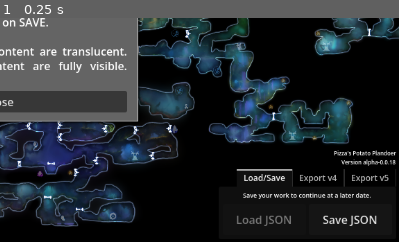
Above: before the commit, frame 1.
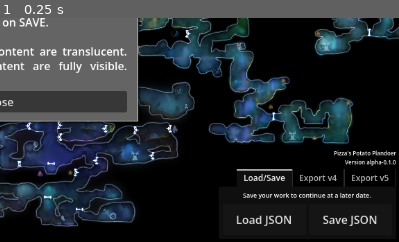
Above: after the commit, the same moment.

Repository: pizzaspren/potato-plandoer
Game: Godot game, scene res://scenes/Main.tscn
Two runs of this game, one before a commit and one after it. Both use one fixed random seed, a clock stepped at 60 frames per second and the inputs below.
Inputs:
- Up to frame 1 (0.25 s): no input
The pictures show only the part of the screen within x 50-100%, y 50-100%; the shares and areas given below are measured in that part.

The runs differ from the first frame. In frame 1, 0.5% of the frame differs, in the area x 59-100%, y 62-93%.

Commit message:
Load pickups from json : alpha-0.1.0

Diff:
--- a/scenes/Main.tscn
+++ b/scenes/Main.tscn
@@ -65,7 +65,7 @@
 [node name="IoControls" parent="." unique_id=1654702188 instance=ExtResource("6_c01mt")]
 layout_mode = 1
 
-[node name="Panel" type="Panel" parent="." unique_id=117476370]
+[node name="WelcomePanel" type="Panel" parent="." unique_id=117476370]
 z_index = 100
 custom_minimum_size = Vector2(400, 300)
 layout_mode = 1
@@ -82,7 +82,7 @@
 grow_vertical = 2
 theme_override_styles/panel = SubResource("StyleBoxFlat_c01mt")
 
-[node name="MarginContainer" type="MarginContainer" parent="Panel" unique_id=2118121185]
+[node name="MarginContainer" type="MarginContainer" parent="WelcomePanel" unique_id=2118121185]
 z_index = 100
 layout_mode = 0
 offset_right = 400.0
@@ -92,11 +92,11 @@
 theme_override_constants/margin_right = 16
 theme_override_constants/margin_bottom = 8
 
-[node name="VBoxContainer" type="VBoxContainer" parent="Panel/MarginContainer" unique_id=691085147]
+[node name="VBoxContainer" type="VBoxContainer" parent="WelcomePanel/MarginContainer" unique_id=691085147]
 layout_mode = 2
 theme_override_constants/separation = 25
 
-[node name="Title" type="RichTextLabel" parent="Panel/MarginContainer/VBoxContainer" unique_id=1870084466]
+[node name="Title" type="RichTextLabel" parent="WelcomePanel/MarginContainer/VBoxContainer" unique_id=1870084466]
 layout_mode = 2
 theme_override_constants/line_separation = -2
 theme_override_font_sizes/normal_font_size = 20
@@ -106,7 +106,7 @@
 autowrap_mode = 2
 horizontal_alignment = 1
 
-[node name="Description" type="RichTextLabel" parent="Panel/MarginContainer/VBoxContainer" unique_id=379879130]
+[node name="Description" type="RichTextLabel" parent="WelcomePanel/MarginContainer/VBoxContainer" unique_id=379879130]
 layout_mode = 2
 theme_override_constants/line_separation = -2
 theme_override_font_sizes/normal_font_size = 16
@@ -121,8 +121,8 @@
 autowrap_mode = 2
 horizontal_alignment = 3
 
-[node name="Button" type="Button" parent="Panel/MarginContainer/VBoxContainer" unique_id=1245847294]
+[node name="Button" type="Button" parent="WelcomePanel/MarginContainer/VBoxContainer" unique_id=1245847294]
 layout_mode = 2
 text = "Close"
 
-[connection signal="pressed" from="Panel/MarginContainer/VBoxContainer/Button" to="Panel" method="hide"]
+[connection signal="pressed" from="WelcomePanel/MarginContainer/VBoxContainer/Button" to="WelcomePanel" method="hide"]
--- a/scenes/io_controls/IoControls.gd
+++ b/scenes/io_controls/IoControls.gd
@@ -4,12 +4,15 @@
 var _pickup_data_provider:PickupDataProvider
 var _pickup_location_provider:PickupLocationProvider
 var _wall_location_provider:WallLocationProvider
-
+var _file_access_web: FileAccessWeb = FileAccessWeb.new()
 
 func _ready() -> void:
 	_pickup_data_provider = get_tree().get_first_node_in_group("PickupDataProvider") as PickupDataProvider
 	_pickup_location_provider = get_tree().get_first_node_in_group("PickupLocationProvider") as PickupLocationProvider
 	_wall_location_provider = get_tree().get_first_node_in_group("WallLocationProvider") as WallLocationProvider
+	_file_access_web.loaded.connect(_on_file_loaded)
+	# TODO: Errors
+	# _file_access_web.error.connect(...)
 
 
 func _clipboard_v4() -> void:
@@ -323,6 +326,7 @@
 
 func _on_save_json() -> void:
 	var exportable_json = {}
+	# I really don't like doing this here, but it works for now
 	var get_pickups = func gp() -> Dictionary:
 		var exportable = {}
 		var nodes = get_tree().get_nodes_in_group("PickupLocations")
@@ -330,7 +334,7 @@
 			var target_location = node as PickupButton
 			if !is_instance_valid(target_location) or target_location._model.is_empty():
 				continue
-			exportable[target_location.name] = target_location._model.as_json()
+			exportable[target_location.name] = target_location._model.as_dict()
 		return exportable
 	exportable_json["pickups"] = get_pickups.call()
 	exportable_json["toggles"] = _fetch_toggled_walls()
@@ -338,4 +342,21 @@
 
 
 func _on_load_json() -> void:
-	pass
+	_file_access_web.open("*.json")
+
+
+func _on_file_loaded(_file_name: String, _type: String, base64_data: String) -> void:
+	var contents = JSON.parse_string(Marshalls.base64_to_utf8(base64_data))
+	# I really don't like doing this here, but it works for now
+	var pickups = contents["pickups"] as Dictionary
+	var locations_with_assignments = get_tree().get_nodes_in_group("PickupLocations") \
+			.filter(func f(n): return pickups.has(n.name))
+	for node in locations_with_assignments as Array[PickupButton]:
+		node._model.from_dict(pickups.get(node.name))
+		node.update_modulation()
+	var toggles = contents["toggles"] as Array
+	var pressed_togglables = get_tree().get_nodes_in_group("WallLocations") \
+			.filter(func f(n): return toggles.has(n.name))
+	for node in pressed_togglables as Array[WallButton]:
+		node.set_pressed_no_signal(true)
+		node.update_modulation()
--- a/scenes/io_controls/IoControls.tscn
+++ b/scenes/io_controls/IoControls.tscn
@@ -239,7 +239,7 @@
 [node name="Version label" type="Label" parent="VBoxContainer" unique_id=1462801696]
 layout_mode = 2
 text = "Pizza's Potato Plandoer
-Version alpha-0.0.18"
+Version alpha-0.1.0"
 label_settings = SubResource("LabelSettings_s4r64")
 horizontal_alignment = 2
 vertical_alignment = 2
@@ -278,7 +278,6 @@
 custom_minimum_size = Vector2(45, 45)
 layout_mode = 2
 size_flags_horizontal = 3
-disabled = true
 text = "Load JSON"
 
 [node name="Save" type="Button" parent="VBoxContainer/TabContainer/Load_Save/VBoxContainer/HBoxContainer" unique_id=1904147833]
@@ -426,6 +425,7 @@
 drag_and_drop_selection_enabled = false
 virtual_keyboard_enabled = false
 
+[connection signal="pressed" from="VBoxContainer/TabContainer/Load_Save/VBoxContainer/HBoxContainer/Load" to="." method="_on_load_json"]
 [connection signal="pressed" from="VBoxContainer/TabContainer/Load_Save/VBoxContainer/HBoxContainer/Save" to="." method="_on_save_json"]
 [connection signal="pressed" from="VBoxContainer/TabContainer/Export v4/VBoxContainer/HBoxContainer_V4/ClipboardV4" to="." method="_clipboard_v4"]
 [connection signal="pressed" from="VBoxContainer/TabContainer/Export v4/VBoxContainer/HBoxContainer_V4/ExportV4" to="." method="_export_v4"]
--- a/scenes/map/sprites/MapPickupButton.gd
+++ b/scenes/map/sprites/MapPickupButton.gd
@@ -33,14 +33,17 @@
 func _on_pressed() -> void:
 	if not _panel:
 		_panel = get_tree().get_first_node_in_group("PanelGroup")
-	_panel.open_panel_for_location.emit(name, _model, _on_save_from_panel)
+	_panel.open_panel_for_location.emit(name, _model, set_model)
 
 
-func _on_save_from_panel(pickup_name: String, selected_pickups: PanelPickupModel):
+func set_model(pickup_name: String, selected_pickups: PanelPickupModel):
 	if pickup_name != name:
 		return  # Not for this node
 	_model = selected_pickups
+	update_modulation()
 
+
+func update_modulation() -> void:
 	if _model.is_empty():
 		modulate = FADED_MODULATION  # Fade out icon if it's empty
 	else:
--- a/scenes/map/walls/MapWallButton.gd
+++ b/scenes/map/walls/MapWallButton.gd
@@ -30,8 +30,11 @@
 	toggled.connect(_on_toggle)
 
 
-func _on_toggle(toggle_status:bool) -> void:
-	if toggle_status:
+func _on_toggle(_toggle_status:bool) -> void:
+	update_modulation()
+
+func update_modulation() -> void:
+	if button_pressed:
 		modulate = FADED_MODULATION  # Fade out if pressed
 	else:
 		modulate = NORMAL_MODULATION
--- a/scripts/PanelPickupModel.gd
+++ b/scripts/PanelPickupModel.gd
@@ -19,7 +19,7 @@
 func is_empty() -> bool:
 	return data.is_empty() and message.is_empty() and !removed
 
-func as_json() -> Dictionary:
+func as_dict() -> Dictionary:
 	return {
 		"data": data,
 		"message": message,
@@ -27,3 +27,15 @@
 		"mute_pickups": mute_pickups,
 		"removed": removed,
 	}
+
+
+func from_dict(d: Dictionary) -> void:
+	var mapped_data:Dictionary[int,PickupState] = {} as Dictionary[int,PickupState]
+	for k in d.get("data", {}).keys():
+		mapped_data[int(k)] = int(d.get("data")[k]) as PickupState
+	print(mapped_data)
+	data = mapped_data
+	message = d.get("message", "")
+	message_frames = d.get("message_frames", 240)
+	mute_pickups = d.get("mute_pickups", false)
+	removed = d.get("removed", false)
